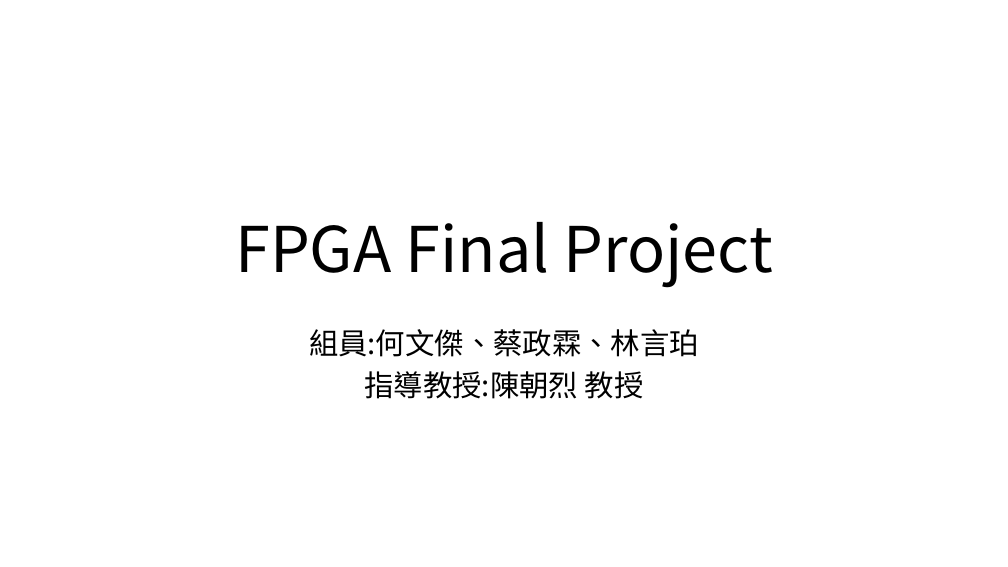
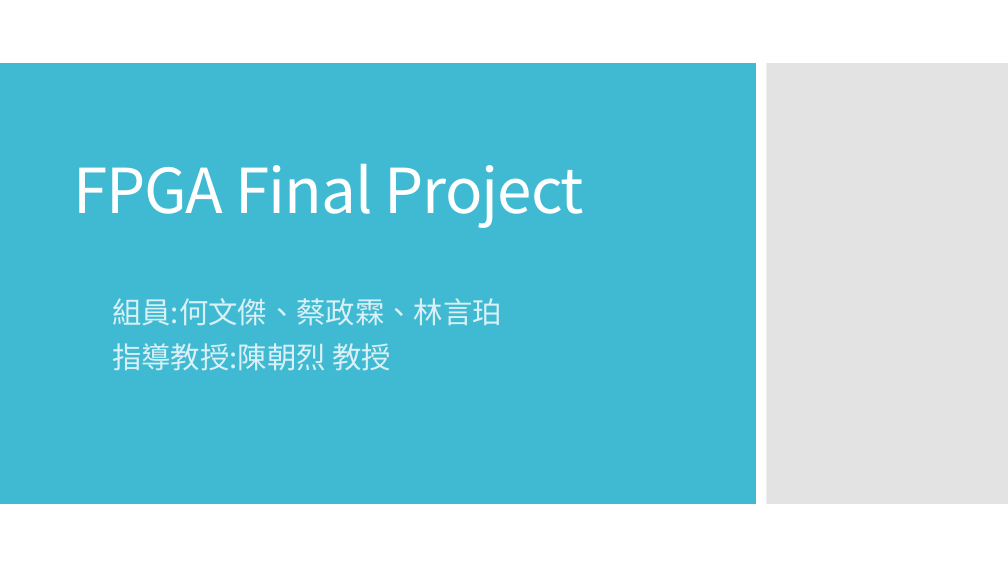
Before and after one commit to BBS86x1023/FPGA-simple-TPU, a slide deck: slide 1 of FPGA Final Project.pptx. Drawn at 1008x567 pixels with LibreOffice and Linux fonts; fonts in the diff are those of the drawing. Boxes give left, top, right and bottom in pixels: in the first picture for what was removed or moved away, otherwise in the second. Text is boxed around its words. In the diff, an @@ line names an element or a change of style, - is before the commit and + after.

Commit message:
FPGA_simpe_tPU

```diff
--- a/FPGA Final Project.pptx
+++ b/FPGA Final Project.pptx
@@ rectangle added at box(0, 63, 756, 504), fill #40BAD2 @@
@@ rectangle added at box(767, 63, 1008, 504), fill #C8C8C8 at 50% opacity @@
@@ title "FPGA Final Project": place and size @@
-title "FPGA Final Project" at box(235, 222, 773, 288)
+title "FPGA Final Project" at box(73, 163, 585, 228)
@@ title "FPGA Final Project" at box(73, 163, 585, 228): size 60 to 59 pt, text colour #000000 to #FFFFFF, letter spacing 0 to -1 pt; alignment centre to left @@
@@ subtitle "組員:何文傑、蔡政霖、林言珀": place and size @@
-subtitle "組員:何文傑、蔡政霖、林言珀" at box(309, 329, 699, 399)
+subtitle "組員:何文傑、蔡政霖、林言珀" at box(112, 298, 502, 371)
@@ subtitle "組員:何文傑、蔡政霖、林言珀" at box(112, 298, 502, 371): text colour #000000 to #D9F1F6; alignment centre to left; more space between paragraphs @@
```
Also in this commit, not shown: 20 other slides changed, 8 slides added, 7 slides removed.
